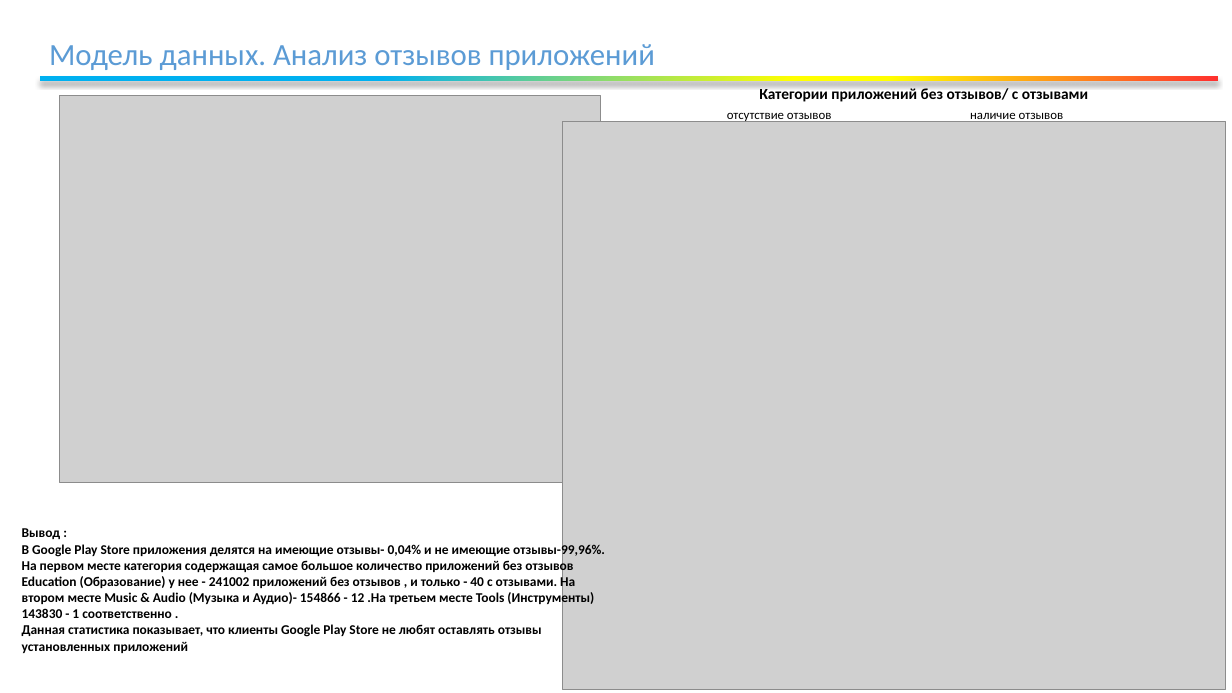
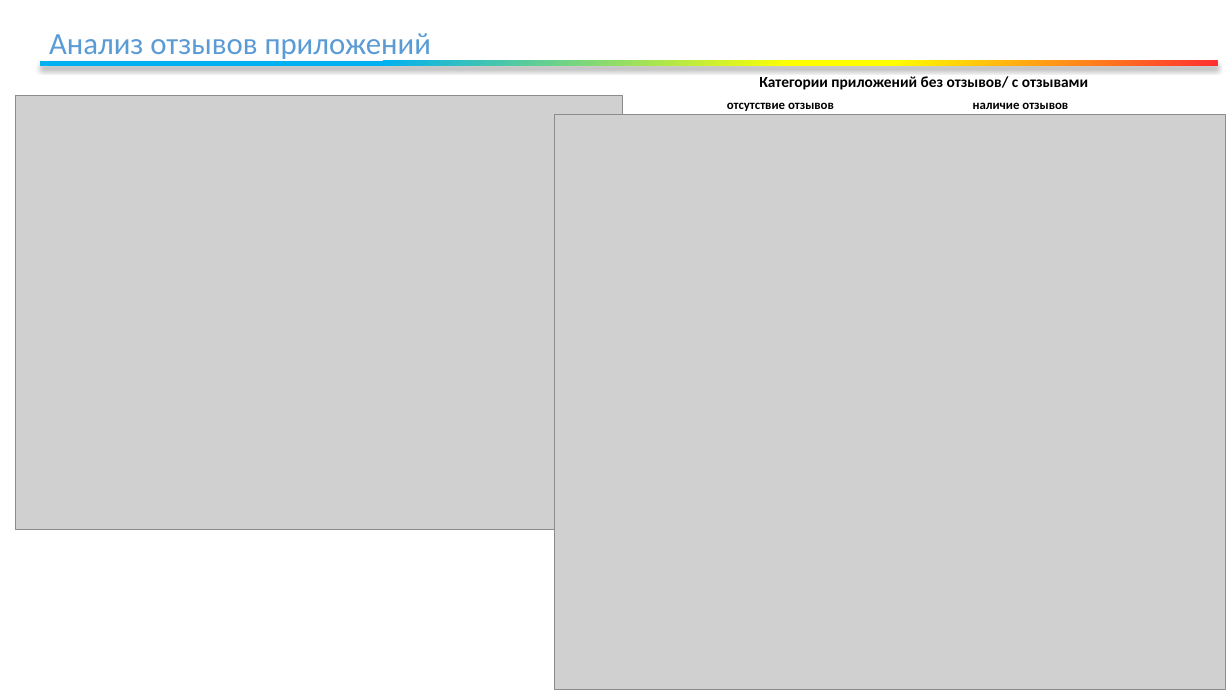
Before and after one commit to KatenokDav/data-analyst-python-course, a slide deck: slide 10 of final school project DA/Final school project DA(presentation).pptx (slide 7 before the commit). Drawn at 1232x693 pixels with LibreOffice and Linux fonts; fonts in the diff are those of the drawing; grey boxes stand for pictures; background and template pictures are left out. Boxes give left, top, right and bottom in pixels: in the first picture for what was removed or moved away, otherwise in the second. Text is boxed around its words. In the diff, an @@ line names an element or a change of style, - is before the commit and + after.

```diff
--- a/final school project DA/Final school project DA(presentation).pptx
+++ b/final school project DA/Final school project DA(presentation).pptx
@@ text at [49,33,431,62]: text changed @@
-Модель данных. Анализ отзывов приложений
+Анализ отзывов приложений
@@ rectangle: place and size @@
-rectangle at [40,77,1217,81]
+rectangle at [40,61,1217,66]
@@ text "Категории приложений без отзывов/ с ...": place and size @@
-text "Категории приложений без отзывов/ с ..." at [759,88,1088,102]
+text "Категории приложений без отзывов/ с ..." at [759,76,1088,90]
@@ picture: place and size @@
-picture at [59,95,601,482]
+picture at [16,95,623,529]
@@ picture: place and size @@
-picture at [563,121,1226,689]
+picture at [555,115,1226,690]
@@ text "отсутствие отзывов наличие отзывов": place and size @@
-text "отсутствие отзывов наличие отзывов" at [727,112,1064,123]
+text "отсутствие отзывов наличие отзывов" at [727,102,1068,111]
@@ text "отсутствие отзывов наличие отзывов" at [727,102,1068,111]: bold on @@
@@ text removed at [22,528,605,653] @@
-Вывод :
-В Google Play Store приложения делятся на имеющие отзывы- 0,04% и не имеющие отзывы-99,96%.
-На первом месте категория содержащая самое большое количество приложений без отзывов Education (Образование) у нее - 241002 приложений без отзывов , и только - 40 с отзывами. На втором месте Music & Audio (Музыка и Аудио)- 154866 - 12 .На третьем месте Tools (Инструменты) 143830 - 1 соответственно .
-Данная статистика показывает, что клиенты Google Play Store не любят оставлять отзывы установленных приложений
```
Also in this commit, not shown: 5 other slides changed, 4 slides added, 1 slide removed.
